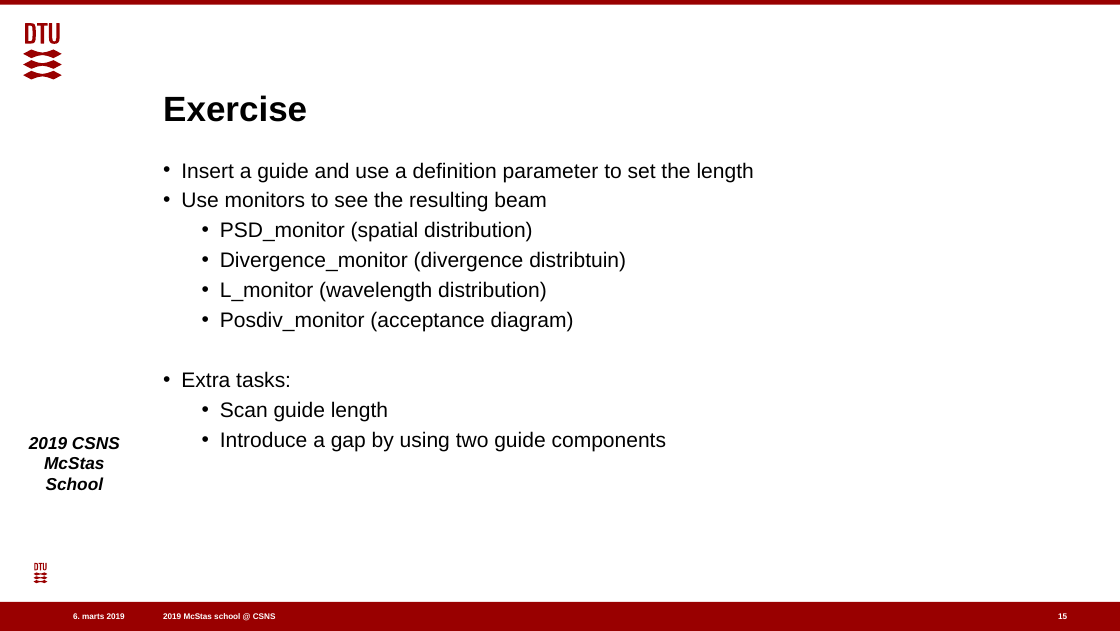
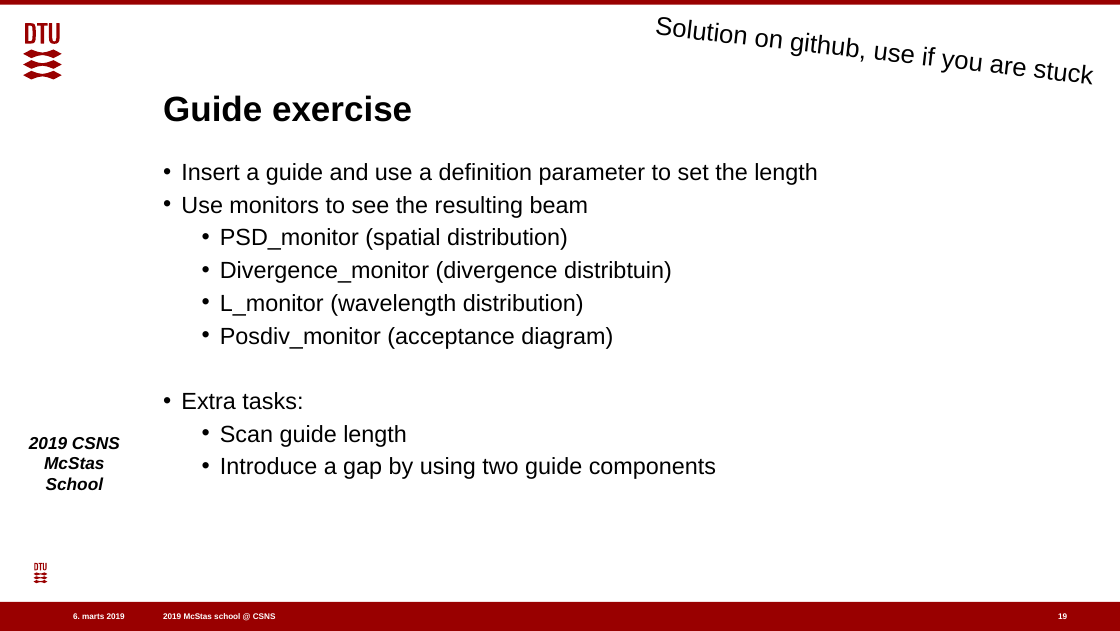
Before and after one commit to eddymaoui/Schools, a slide deck: slide 19 of CSNS_March_2019/2_Tuesday_March_26th/2_guides/guide_intro_talk.pptx (slide 15 before the commit). Drawn at 1120x631 pixels with LibreOffice and Linux fonts; fonts in the diff are those of the drawing; background and template pictures are left out. Boxes give left, top, right and bottom in pixels: in the first picture for what was removed or moved away, otherwise in the second. Text is boxed around its words. In the diff, an @@ line names an element or a change of style, - is before the commit and + after.

```diff
--- a/CSNS_March_2019/2_Tuesday_March_26th/2_guides/guide_intro_talk.pptx
+++ b/CSNS_March_2019/2_Tuesday_March_26th/2_guides/guide_intro_talk.pptx
@@ text added at (655,17,1092,85), 22 pt, text #000000 @@
+Solution on github, use if you are stuck
@@ title at (163,95,412,122): text changed @@
-Exercise
+Guide exercise
@@ text "Insert a guide and use ..." at (181,163,818,479): size 18 to 20 pt @@
```
Also in this commit, not shown: 5 other slides changed, 4 slides added, 1 other file.
